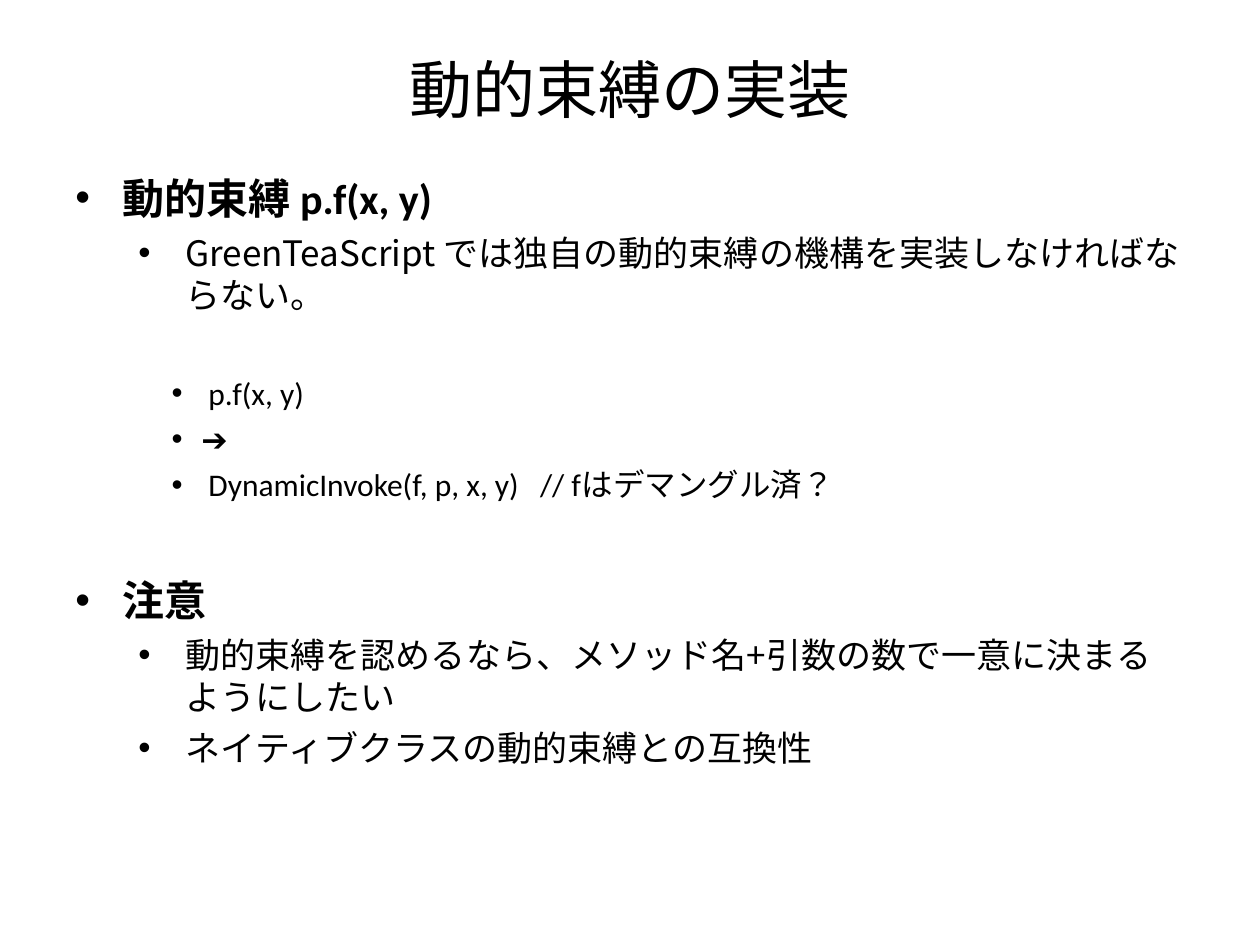
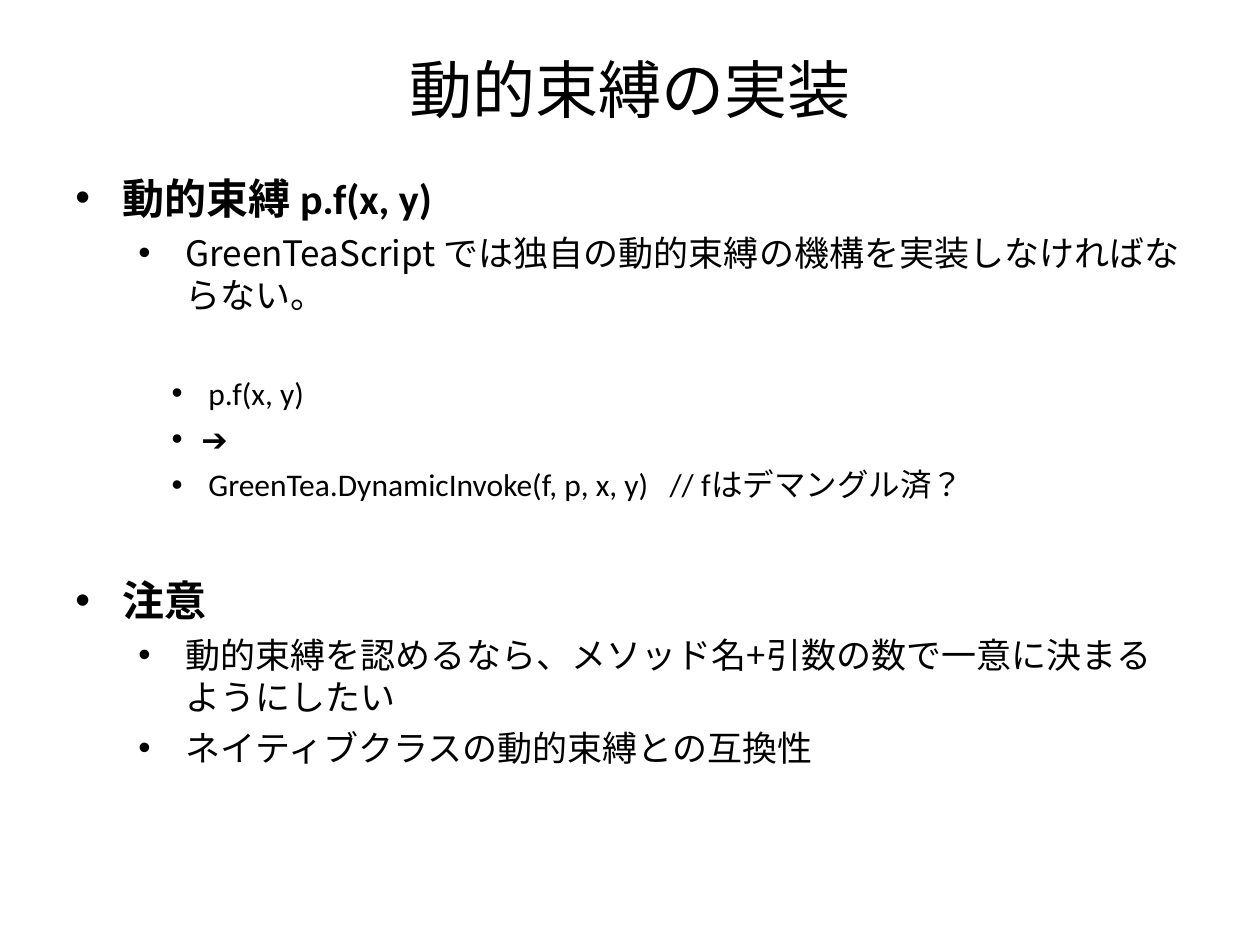
Before and after one commit to GreenTeaScript/GreenTeaScript, a slide deck: slide 11 of spec/GreenTeaScriptSpec.ppt. Drawn at 1260x945 pixels with LibreOffice and Linux fonts; fonts in the diff are those of the drawing. Boxes give left, top, right and bottom in pixels: in the first picture for what was removed or moved away, otherwise in the second. Text is boxed around its words. In the diff, an @@ line names an element or a change of style, - is before the commit and + after.

```diff
--- a/spec/GreenTeaScriptSpec.ppt
+++ b/spec/GreenTeaScriptSpec.ppt
@@ text at (208,470,963,501): text changed @@
-    • DynamicInvoke(f, p, x, y) // fはデマングル済？
+    • GreenTea.DynamicInvoke(f, p, x, y) // fはデマングル済？
```
Also in this commit, not shown: 2 other files.
